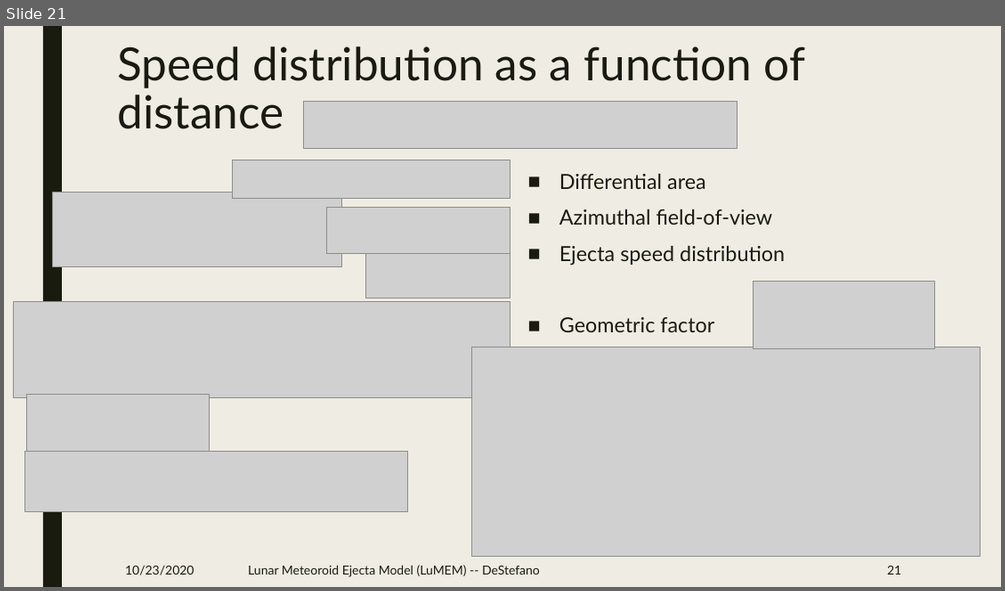
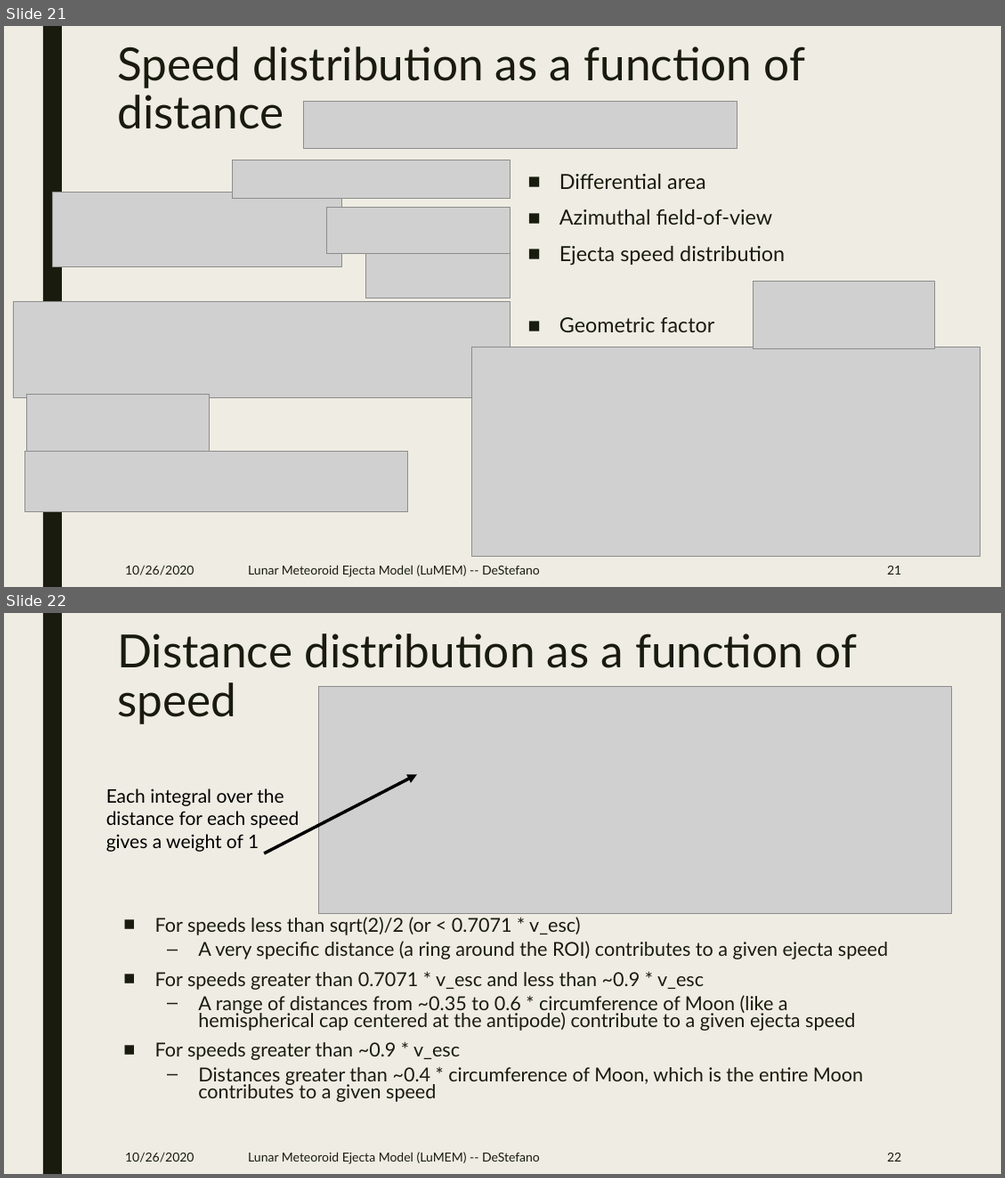
Before and after one commit to pmbremner/LunarEjecta, a slide deck: Presentation/Lunar_Secondary_Ejecta_Model.pptx. Shown one above the other, each under a label of ours: slide 21 before the commit, slides 21 and 22 after it. The pictures are 1005x591 and 1005x1178 pixels, drawn with LibreOffice and Linux fonts; fonts in the diff are those of the drawing; grey boxes stand for pictures. Boxes give left, top, right and bottom in pixels: in the first picture for what was removed or moved away, otherwise in the second. Text is boxed around its words. In the diff, an @@ line names an element or a change of style, - is before the commit and + after.

```diff
--- a/Presentation/Lunar_Secondary_Ejecta_Model.pptx
+++ b/Presentation/Lunar_Secondary_Ejecta_Model.pptx
@@ slide 22 added at [4, 613, 1001, 1174], background #EFEDE3; not listed: 1 template element that a slide beside it also shows @@
@@ title added at [117, 633, 857, 724], 44 pt, text #191B0E @@
+Distance distribution as a function of speed
@@ picture added at [319, 686, 952, 913] @@
@@ text added at [106, 788, 299, 852], 18 pt, text #000000 @@
+Each integral over the distance for each speed gives a weight of 1
@@ arrow added from (264, 853) to (417, 774), #000000 3 pt @@
@@ text added at [155, 916, 888, 1102], 18.5 pt, text #191B0E @@
+■ For speeds less than sqrt(2)/2 (or < 0.7071 * v_esc)
+  – A very specific distance (a ring around the ROI) contributes to a given ejecta speed
+■ For speeds greater than 0.7071 * v_esc and less than ~0.9 * v_esc
+  – A range of distances from ~0.35 to 0.6 * circumference of Moon (like a hemispherical cap centered at the antipode) contribute to a given ejecta speed
+■ For speeds greater than ~0.9 * v_esc
+  – Distances greater than ~0.4 * circumference of Moon, which is the entire Moon contributes to a given speed
@@ text added at [125, 1151, 194, 1162], 12 pt, text #191B0E @@
+10/26/2020
@@ text added at [248, 1151, 540, 1164], 12 pt, text #191B0E @@
+Lunar Meteoroid Ejecta Model (LuMEM) -- DeStefano
@@ page number added at [887, 1152, 901, 1161], 12 pt, text #191B0E @@
+22
@@ slide 21 changed as well @@
@@ text at [125, 564, 194, 575]: text changed @@
-10/23/2020
+10/26/2020
```
Also in this commit, not shown: 22 other slides changed, 1 other slide added, 1 other file.
